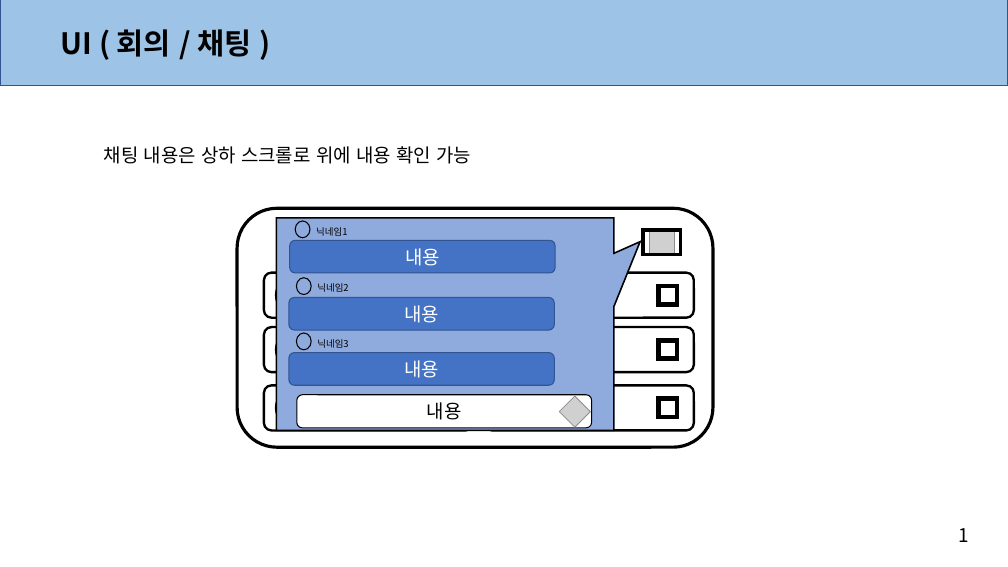
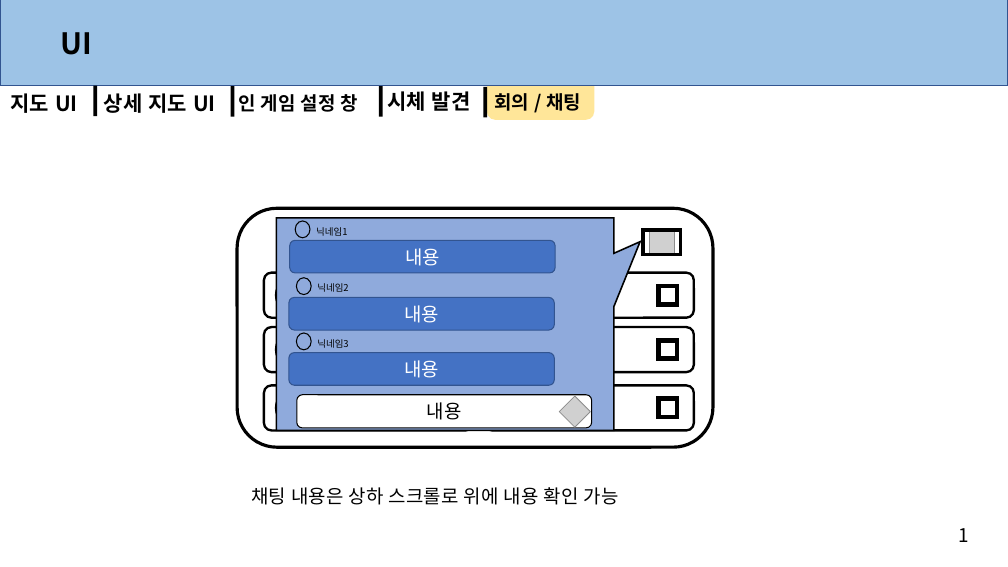
Before and after one commit to anglik0370/EscapeIsland, a slide deck: slide 15 of Document/UI/인게임 UI.pptx. Drawn at 1008x567 pixels with LibreOffice and Linux fonts; fonts in the diff are those of the drawing; grey boxes stand for pictures. Boxes give left, top, right and bottom in pixels: in the first picture for what was removed or moved away, otherwise in the second. Text is boxed around its words. In the diff, an @@ line names an element or a change of style, - is before the commit and + after.

```diff
--- a/Document/UI/인게임 UI.pptx
+++ b/Document/UI/인게임 UI.pptx
@@ rectangle added at box(94, 85, 98, 116), fill #000000 @@
@@ rectangle added at box(231, 86, 234, 116), fill #000000 @@
@@ rectangle added at box(379, 86, 383, 116), fill #000000 @@
@@ rectangle added at box(483, 87, 487, 117), fill #000000 @@
@@ rounded rectangle added at box(487, 70, 594, 120), fill #FFE699 @@
@@ text added at box(11, 93, 78, 113), 20 pt, text #000000, bold @@
+지도 UI
@@ text added at box(104, 93, 216, 113), 20 pt, text #000000, bold @@
+상세 지도 UI
@@ text added at box(238, 94, 358, 112), 18 pt, text #000000, bold @@
+인 게임 설정 창
@@ text added at box(387, 91, 471, 111), 20 pt, text #000000, bold @@
+시체 발견
@@ text at box(495, 93, 581, 111): text changed; size 28 to 18 pt @@
-UI ( 회의 / 채팅 )
+회의 / 채팅
@@ text "채팅 내용은 상하 스크롤로 위에 ...": place and size @@
-text "채팅 내용은 상하 스크롤로 위에 ..." at box(104, 146, 471, 164)
+text "채팅 내용은 상하 스크롤로 위에 ..." at box(251, 487, 619, 505)
```
Also in this commit, not shown: 14 other slides changed, 1 slide added, 1 slide removed, 3 other files.
